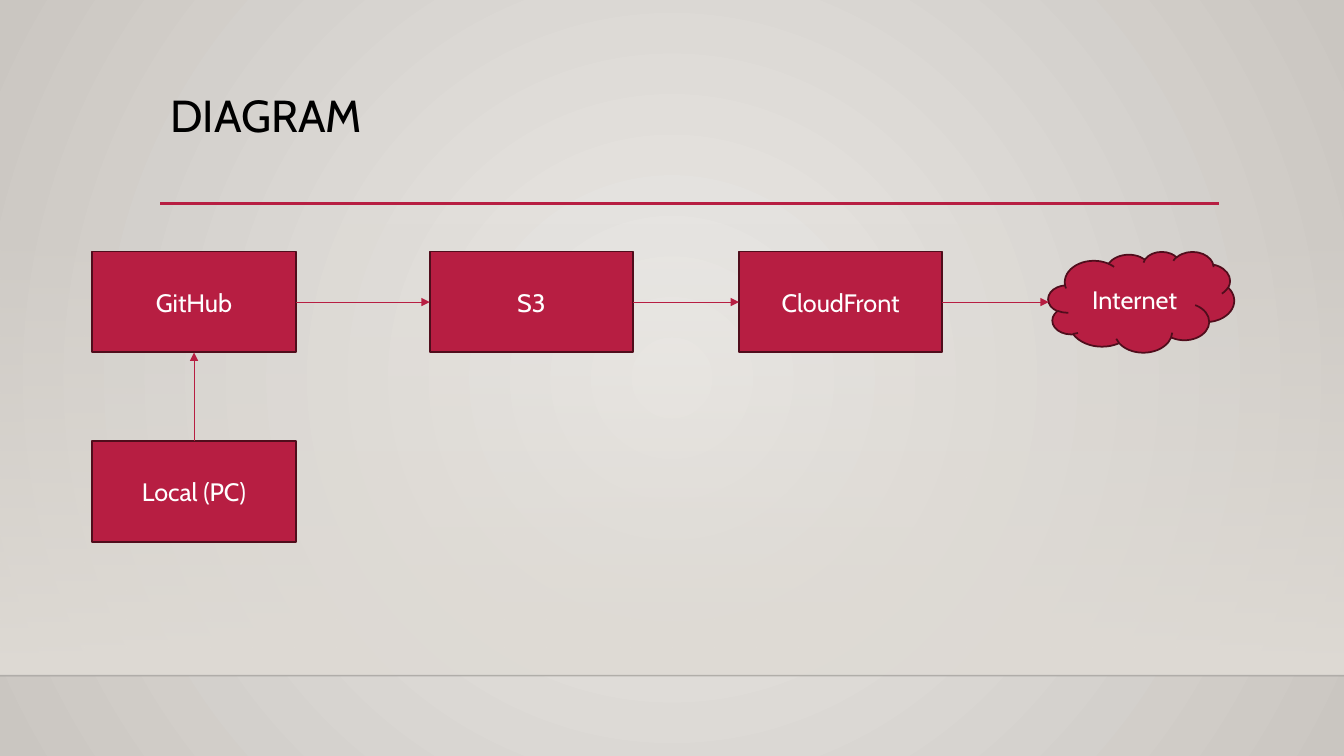
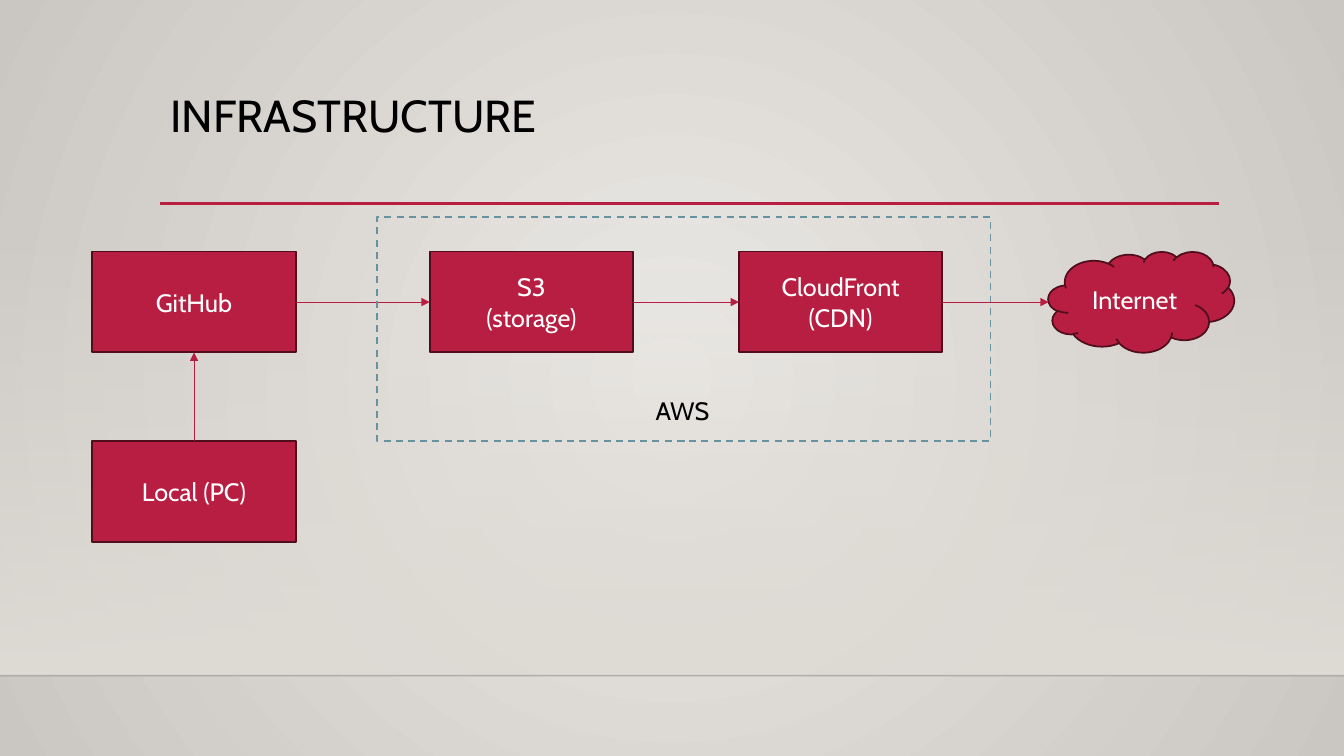
Before and after one commit to nik-yo/HostingForLess, a slide deck: slide 8 of slides/HostingForLess.pptx (slide 7 before the commit). Drawn at 1344x756 pixels with LibreOffice and Linux fonts; fonts in the diff are those of the drawing; background and template pictures are left out. Boxes give left, top, right and bottom in pixels: in the first picture for what was removed or moved away, otherwise in the second. Text is boxed around its words. In the diff, an @@ line names an element or a change of style, - is before the commit and + after.

```diff
--- a/slides/HostingForLess.pptx
+++ b/slides/HostingForLess.pptx
@@ title at (170, 100, 536, 133): text changed @@
-DIAGRAM
+INFRASTRUCTURE
@@ rectangle added at (377, 218, 991, 442), outline #6892A0 1.25 pt dashed @@
@@ text in rectangle at (486, 278, 576, 333): text changed @@
-S3
+S3
+(storage)
@@ text in rectangle at (782, 277, 900, 331): text changed @@
-CloudFront
+CloudFront
+(CDN)
@@ text added at (656, 402, 710, 421), 18 pt, text #000000 @@
+AWS
```
Also in this commit, not shown: 5 other slides changed, 9 slides added, 2 slides removed, 8 other files.
